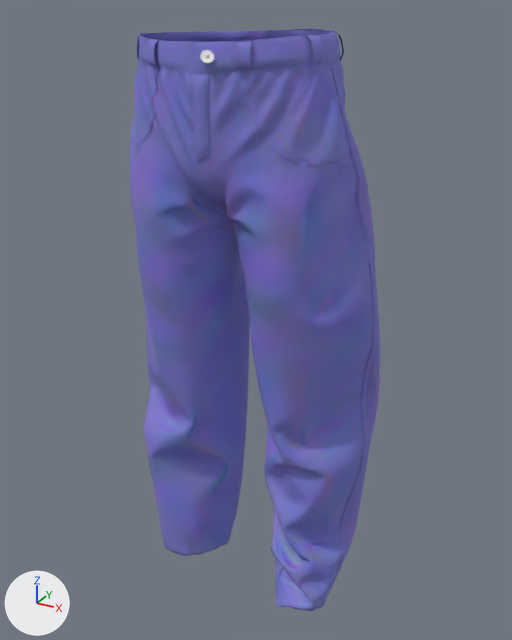
One commit to the glTF model public/models/pantalon.glb: the scene before it, then after it.
The view is the same before and after, from a 50 mm camera at (0.598, -1.036, 1.225) aimed at (0.01, 0.033, 0.691). Arrows for +X, +Y and +Z are at lower left; the lights stay in place. The first picture is the older version. Where no turn or scale is listed for an object, it has been applied to the vertices.

The first picture shows 'Pants LP v2_Denim_FRONT_1918_0' and 1 more.
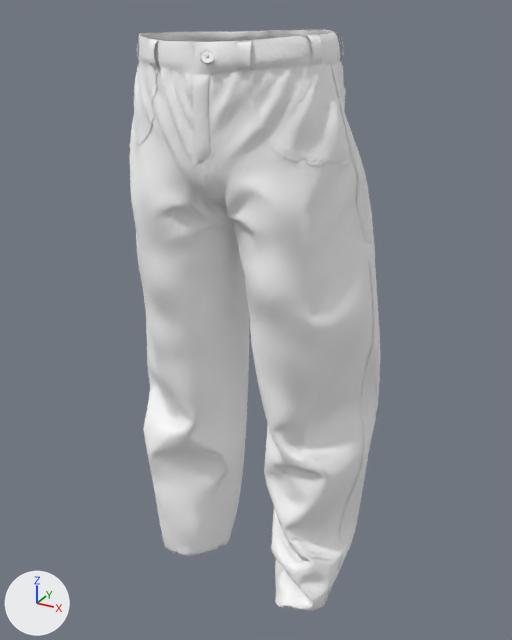
Diff of the bpy script that builds the scene:
```diff
--- a/public/models/pantalon.glb.py
+++ b/public/models/pantalon.glb.py
@@ img_image_0 @@
-img_image_0 = load_image('Image_0', '_unpacked/Image_0', 512, 512, 'sRGB')
+img_image_0 = load_image('Image_0', '_unpacked/Image_0', 1024, 1024, 'Non-Color')
@@ mat_denim @@
+mat_denim = bpy.data.materials.new('denim')
+# colours: white #ffffff
+# uses the picture img_image_0
@@ me_pants_lp_v2_denim_front_1918_0 @@
 me_pants_lp_v2_denim_front_1918_0.from_pydata(...)  # 28952 vertices, 56124 faces; spans x -0.246..0.244, y -0.141..0.137, z 0.06..1.195
-me_pants_lp_v2_denim_front_1918_0.materials.append(mat_denim_front_1918)
+me_pants_lp_v2_denim_front_1918_0.materials.append(mat_denim)
```

Where the change shows, as pixel boxes (x1, y1, x2, y2) in the pictures (512 x 640 px):
'Pants LP v2_Denim_FRONT_1918_0', surface changed, recoloured (blue to grey)
    both: (129, 29, 380, 611)
